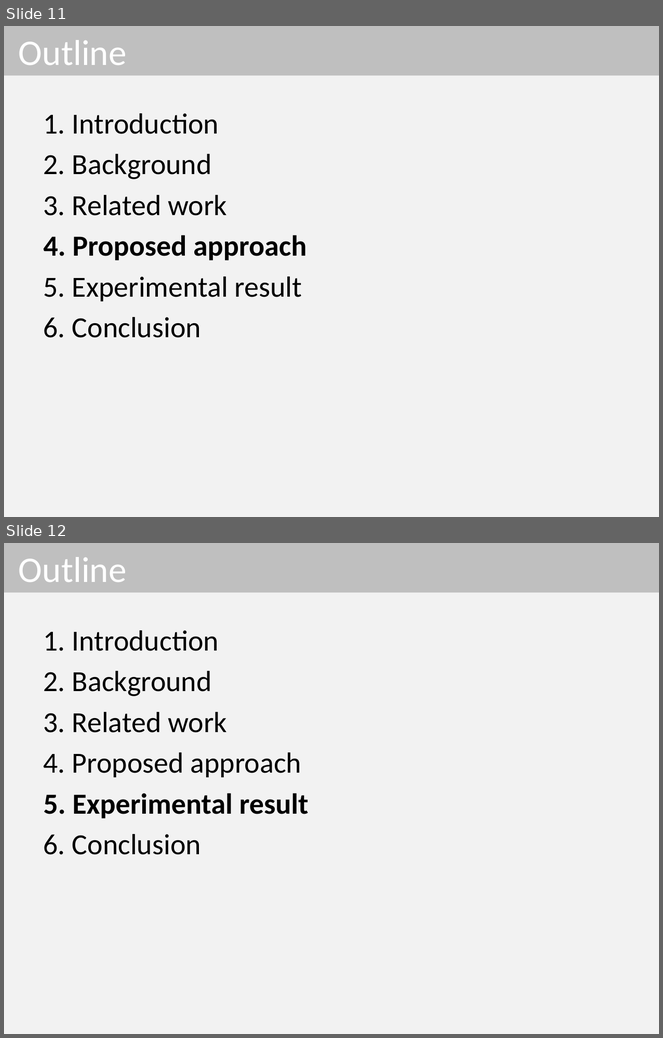
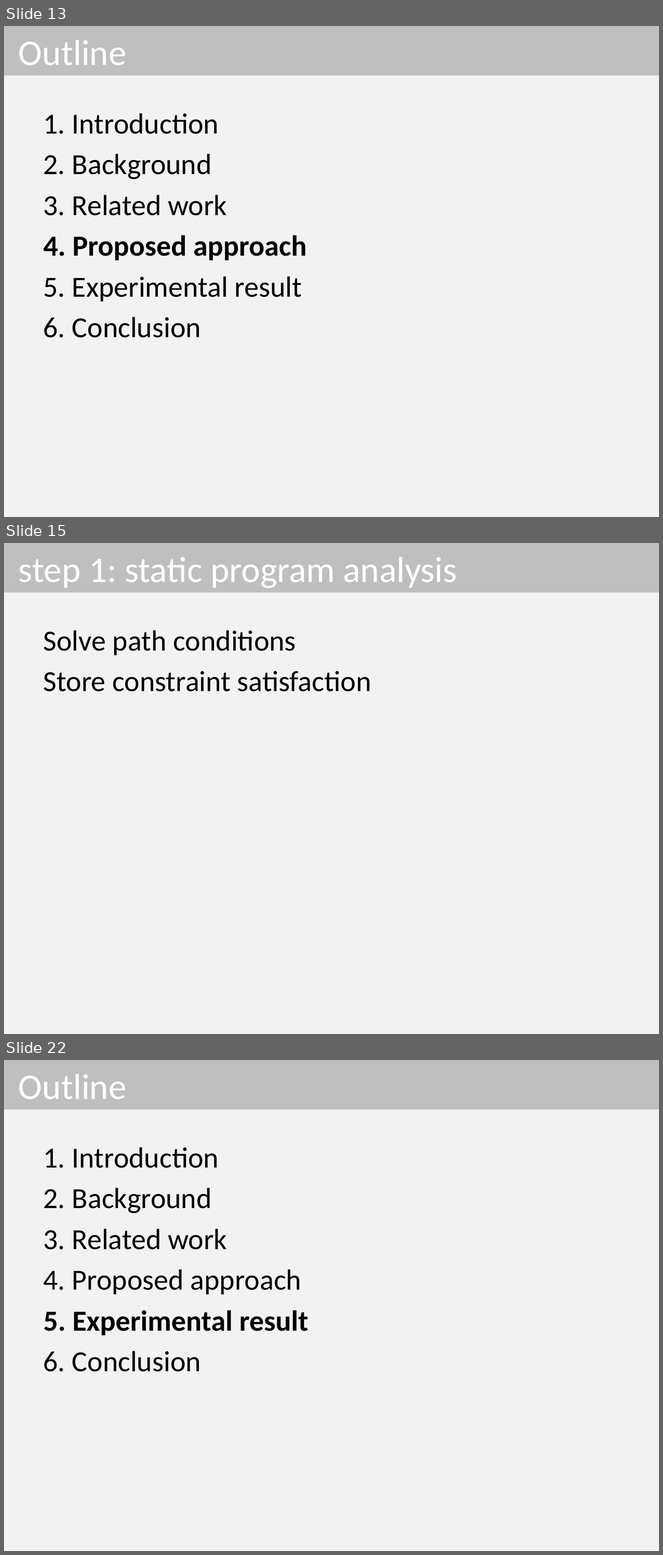
Before and after one commit to dinhngocthi/GAsource, a slide deck: CFT4CUnitSrc/src/report/ACOMP2016_Presentation.pptx. Shown one above the other, each under a label of ours: slides 11 and 12 before the commit, slides 13, 15 and 22 after it; the slides between them are not shown. The pictures are 663x1038 and 663x1555 pixels, drawn with LibreOffice and Linux fonts; fonts in the diff are those of the drawing. Boxes give left, top, right and bottom in pixels: in the first picture for what was removed or moved away, otherwise in the second. Text is boxed around its words. In the diff, an @@ line names an element or a change of style, - is before the commit and + after.

```diff
--- a/CFT4CUnitSrc/src/report/ACOMP2016_Presentation.pptx
+++ b/CFT4CUnitSrc/src/report/ACOMP2016_Presentation.pptx
@@ slide 15 added at (4,543,659,1034), background #F2F2F2 @@
@@ title added at (4,543,659,593), fill #BFBFBF, 39.6 pt, text #FFFFFF @@
+step 1: static program analysis
@@ text added at (44,630,371,692), 32 pt, text #000000 @@
+Solve path conditions
+Store constraint satisfaction
@@ what was slide 11 is now slide 13 @@
@@ what was slide 12 is now slide 22 @@
```
Also in this commit, not shown: 2 slides changed, 9 other slides added.
